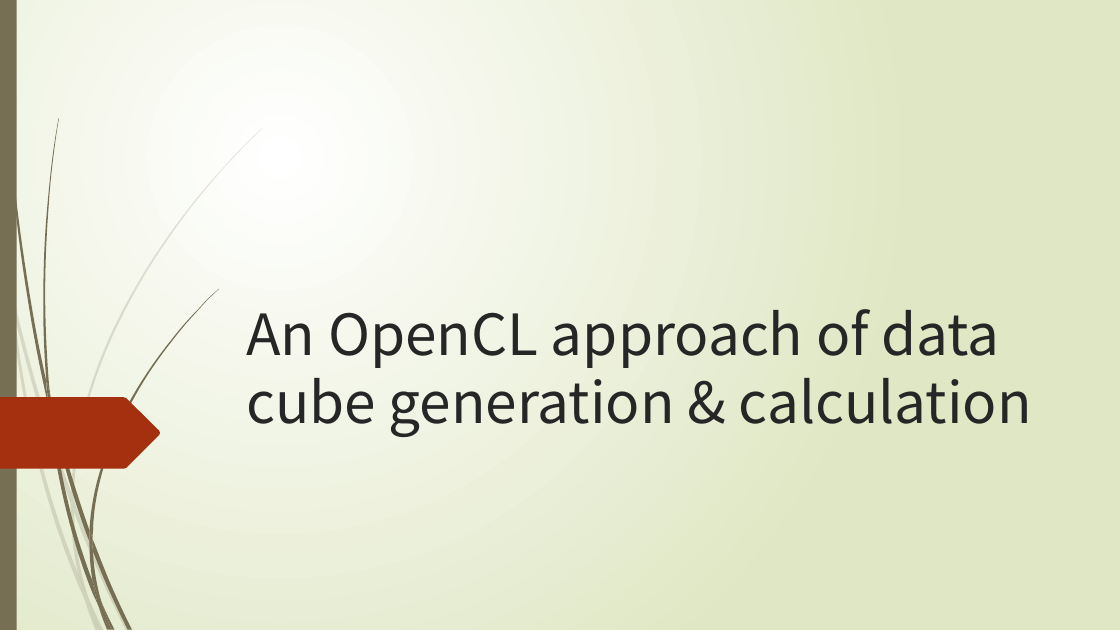
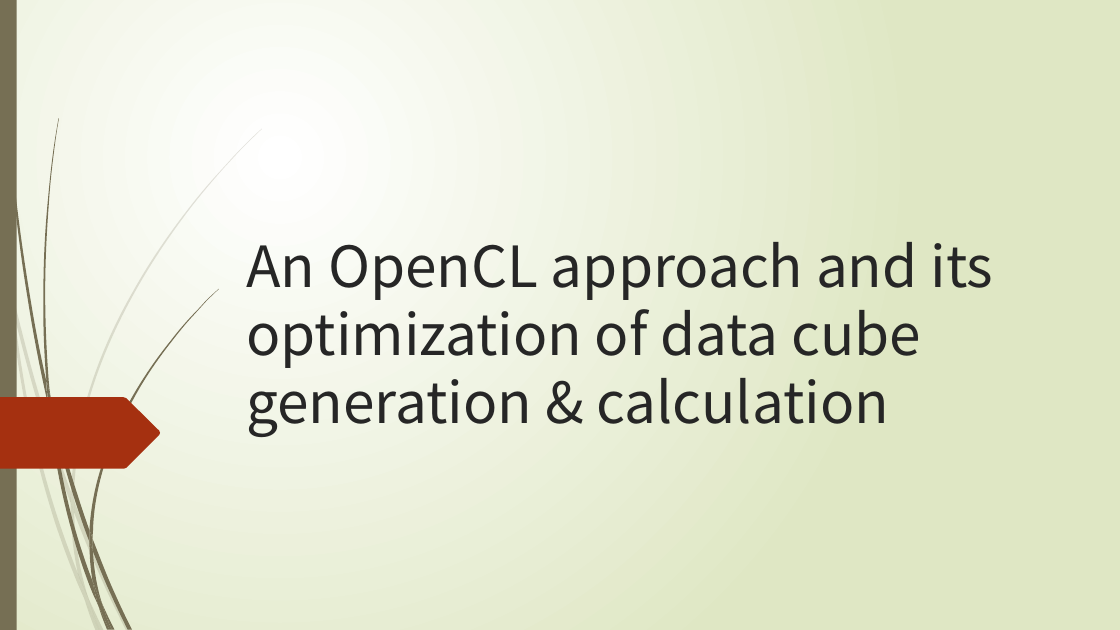
Before and after one commit to thoh-testarossa/Mirage-docs, a slide deck: slide 1 of thoh/毕业论文/答辩.pptx. Drawn at 1120x630 pixels with LibreOffice and Linux fonts; fonts in the diff are those of the drawing. Boxes give left, top, right and bottom in pixels: in the first picture for what was removed or moved away, otherwise in the second. Text is boxed around its words. In the diff, an @@ line names an element or a change of style, - is before the commit and + after.

```diff
--- a/thoh/毕业论文/答辩.pptx
+++ b/thoh/毕业论文/答辩.pptx
@@ title at (246, 242, 993, 437): text changed @@
-An OpenCL approach of data cube generation & calculation
+An OpenCL approach and its optimization of data cube generation & calculation
```
Also in this commit, not shown: 1 other file.
